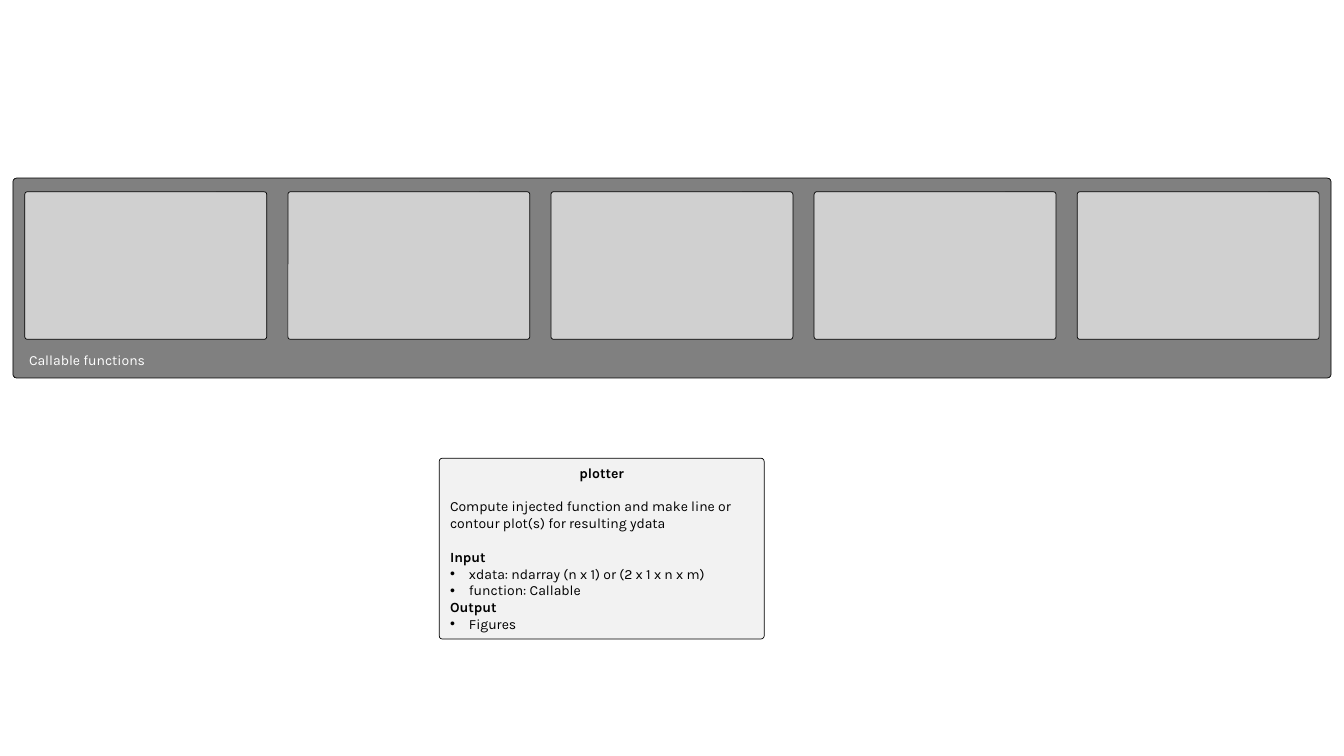
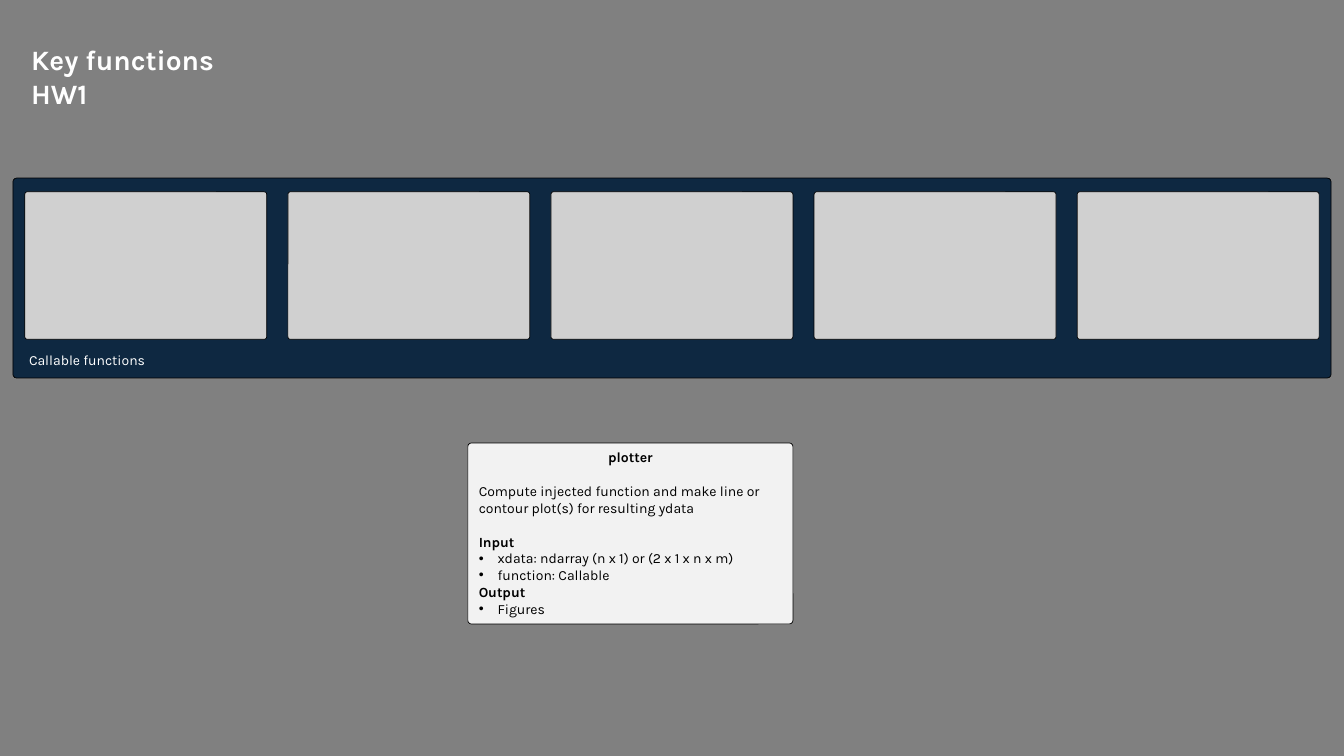
Before and after one commit to mnolaya/theory-of-fea, a slide deck: slide 1 of homeworks/hw_flowcharts.pptx. Drawn at 1344x756 pixels with LibreOffice and Linux fonts; fonts in the diff are those of the drawing; grey boxes stand for pictures. Boxes give left, top, right and bottom in pixels: in the first picture for what was removed or moved away, otherwise in the second. Text is boxed around its words. In the diff, an @@ line names an element or a change of style, - is before the commit and + after.

```diff
--- a/homeworks/hw_flowcharts.pptx
+++ b/homeworks/hw_flowcharts.pptx
@@ background #FFFFFF to #808080 @@
@@ text added at (31,50,214,104), 20 pt, text #FFFFFF, bold @@
+Key functions
+HW1
@@ rounded rectangle at (13,178,1332,378): fill #808080 to #0E2841 @@
@@ rounded rectangle "plotter": place and size @@
-rounded rectangle "plotter" at (440,459,764,639)
+rounded rectangle "plotter" at (468,444,792,624)
```
Also in this commit, not shown: 3 other slides changed, 7 slides added, 7 other files.
